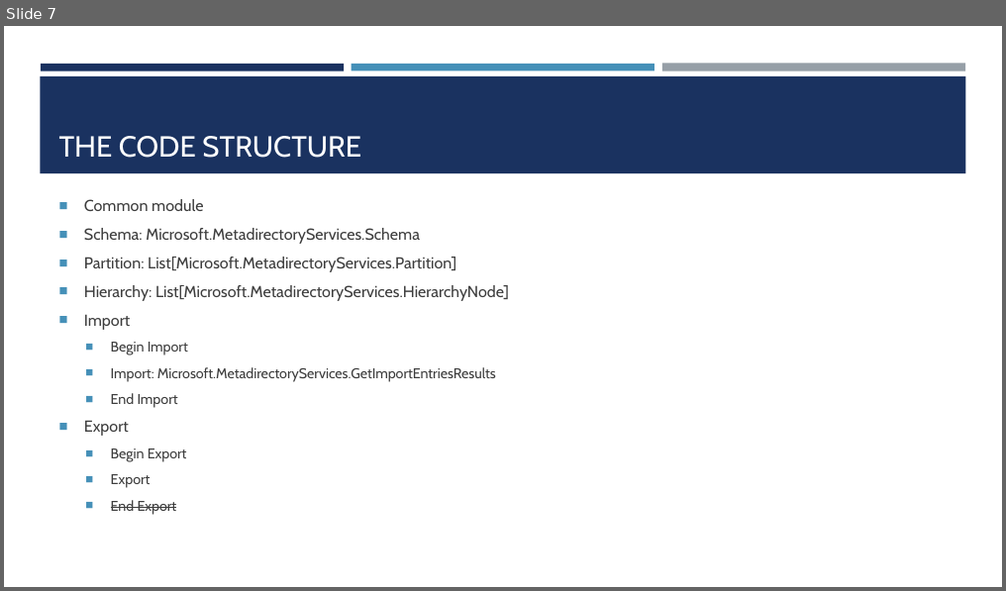
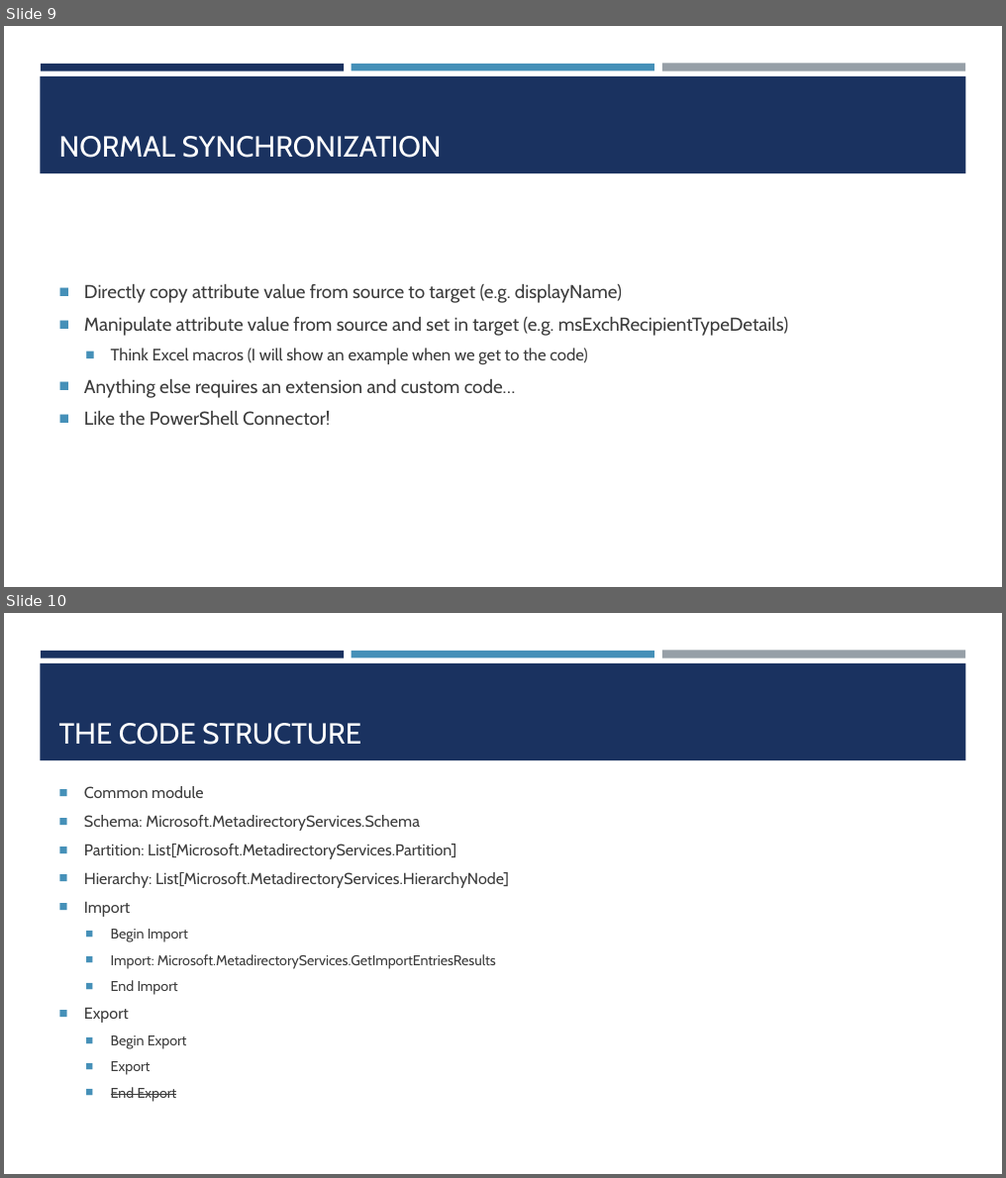
Before and after one commit to dustindortch/ConferencePresentations2019, a slide deck: PowerShell Identity Automation with MIM/PowerShell Identity Automation with MIM.pptx. Shown one above the other, each under a label of ours: slide 7 before the commit, slides 9 and 10 after it. The pictures are 1006x591 and 1006x1178 pixels, drawn with LibreOffice and Linux fonts; fonts in the diff are those of the drawing; background and template pictures are left out. Boxes give left, top, right and bottom in pixels: in the first picture for what was removed or moved away, otherwise in the second. Text is boxed around its words. In the diff, an @@ line names an element or a change of style, - is before the commit and + after.

```diff
--- a/PowerShell Identity Automation with MIM/PowerShell Identity Automation with MIM.pptx
+++ b/PowerShell Identity Automation with MIM/PowerShell Identity Automation with MIM.pptx
@@ slide 9 added at box(4, 26, 1002, 587), background #FFFFFF; not listed: 4 template elements that a slide beside it also shows @@
@@ title added at box(59, 136, 442, 158), 28 pt, text #FFFFFF @@
+NORMAL SYNCHRONIZATION
@@ text added at box(84, 284, 788, 426), 18 pt, text #3D3D3D @@
+■ Directly copy attribute value from source to target (e.g. displayName)
+■ Manipulate attribute value from source and set in target (e.g. msExchRecipientTypeDetails)
+  ■ Think Excel macros (I will show an example when we get to the code)
+■ Anything else requires an extension and custom code…
+■ Like the PowerShell Connector!
@@ what was slide 7 is now slide 10 @@
```
Also in this commit, not shown: 2 slides changed, 3 other slides added.
